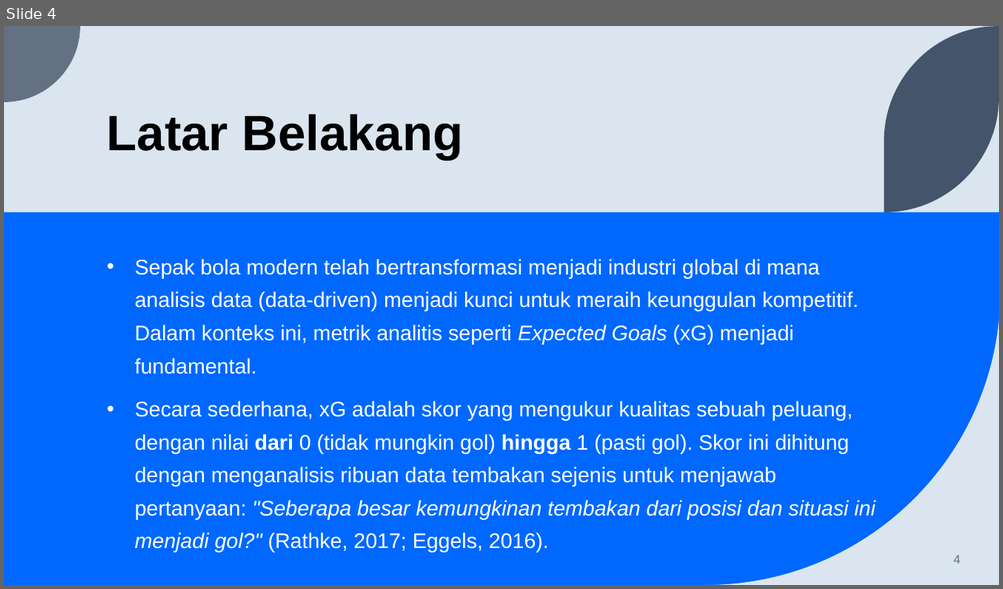
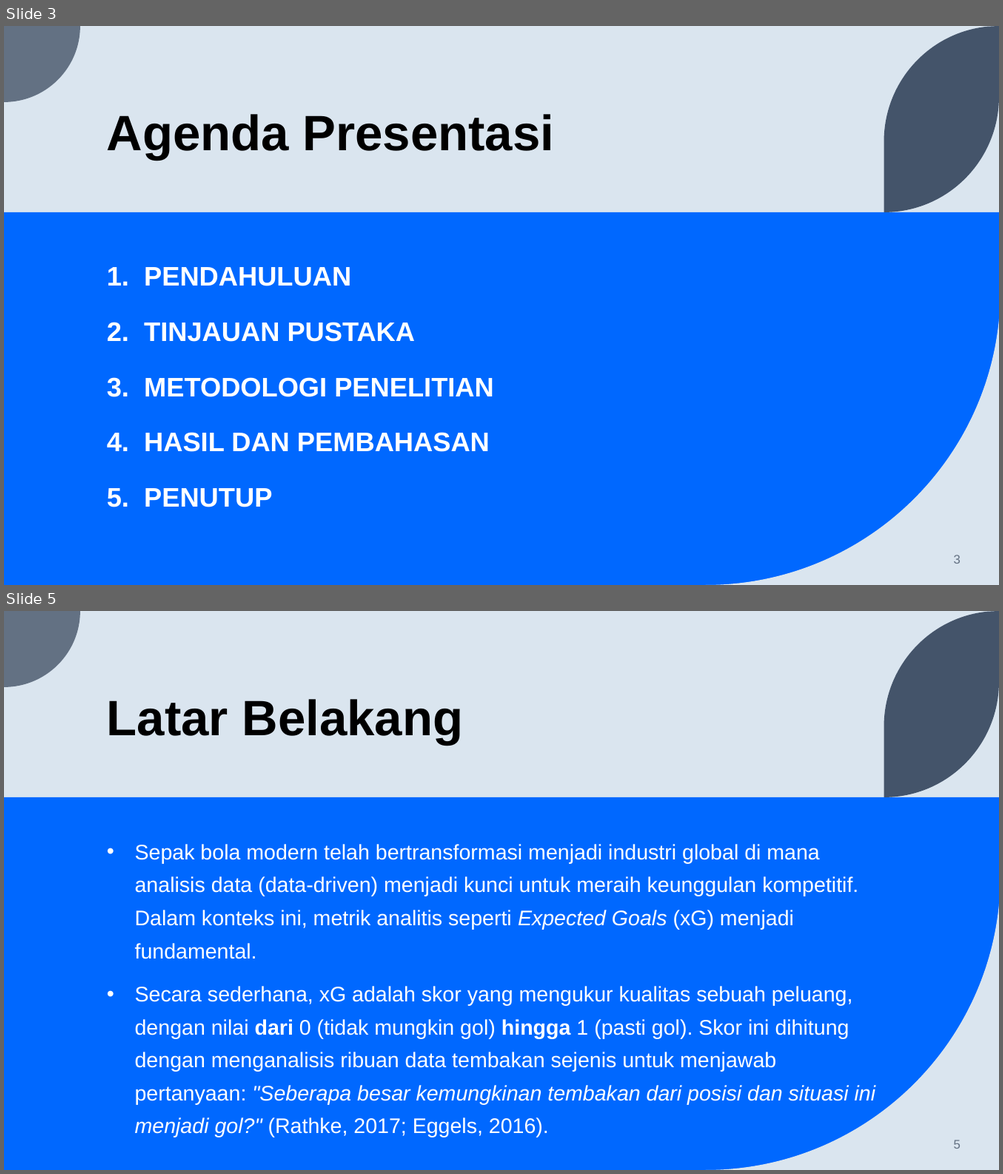
Before and after one commit to fadhilra101/skripsi, a slide deck: ppt/PPT SEMHAS.pptx. Shown one above the other, each under a label of ours: slide 4 before the commit, slides 3 and 5 after it; the slides between them are not shown. The pictures are 1003x589 and 1003x1174 pixels, drawn with LibreOffice and Linux fonts; fonts in the diff are those of the drawing. Boxes give left, top, right and bottom in pixels: in the first picture for what was removed or moved away, otherwise in the second. Text is boxed around its words. In the diff, an @@ line names an element or a change of style, - is before the commit and + after.

```diff
--- a/ppt/PPT SEMHAS.pptx
+++ b/ppt/PPT SEMHAS.pptx
@@ slide 3 added at (x1=4, y1=26, x2=999, y2=585), background #DAE5EF; not listed: 4 template elements that a slide beside it also shows @@
@@ title added at (x1=107, y1=114, x2=555, y2=160), 48 pt, text #000000, bold @@
+Agenda Presentasi
@@ text added at (x1=144, y1=267, x2=494, y2=508), 25.9 pt, text #FFFFFF, bold @@
+1. PENDAHULUAN
+2. TINJAUAN PUSTAKA
+3. METODOLOGI PENELITIAN
+4. HASIL DAN PEMBAHASAN
+5. PENUTUP
@@ page number added at (x1=953, y1=555, x2=960, y2=564), 12 pt, text #637183 @@
+3
@@ what was slide 4 is now slide 5 @@
@@ page number at (x1=953, y1=1140, x2=960, y2=1149): text changed @@
-4
+5
```
Also in this commit, not shown: 18 slides changed, 2 other slides added, 1 slide removed, 10 other files.
